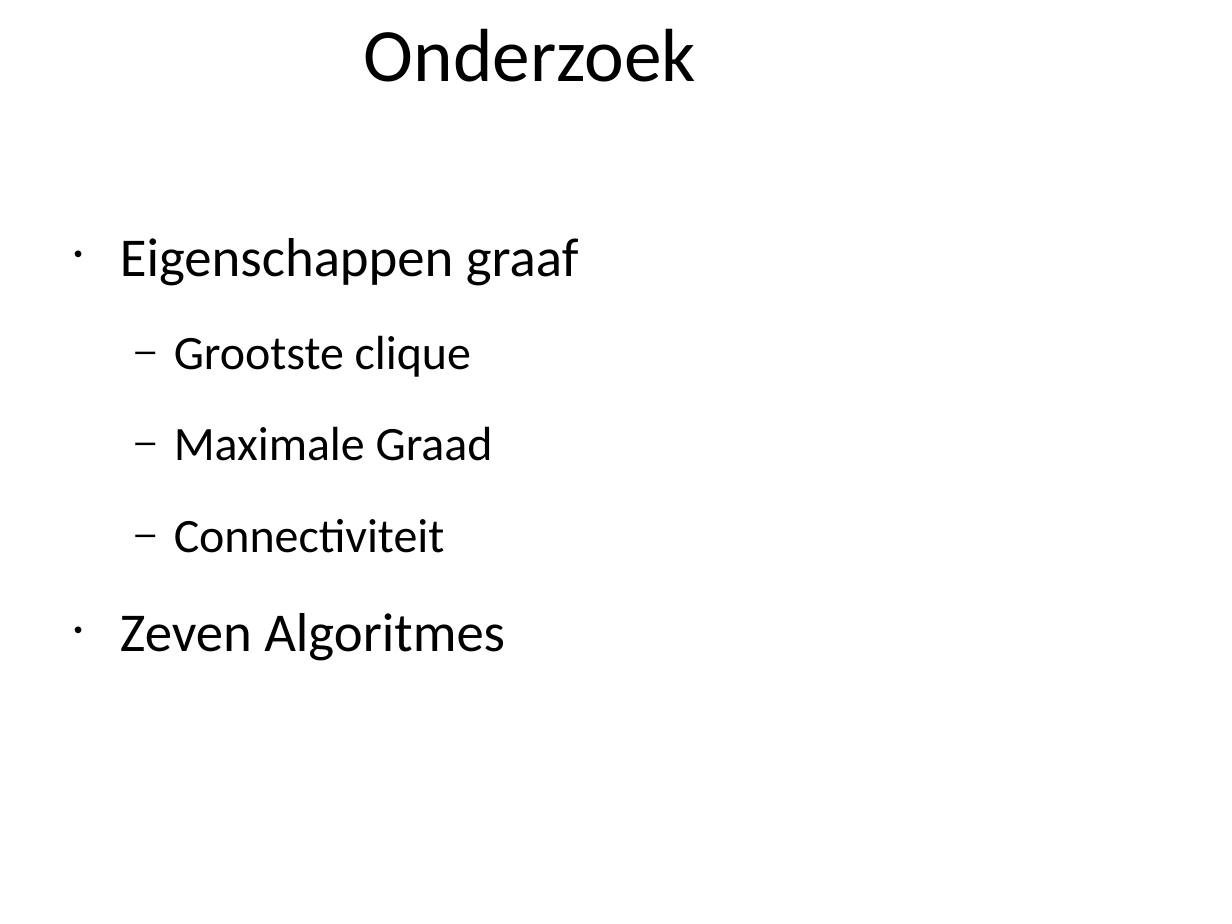
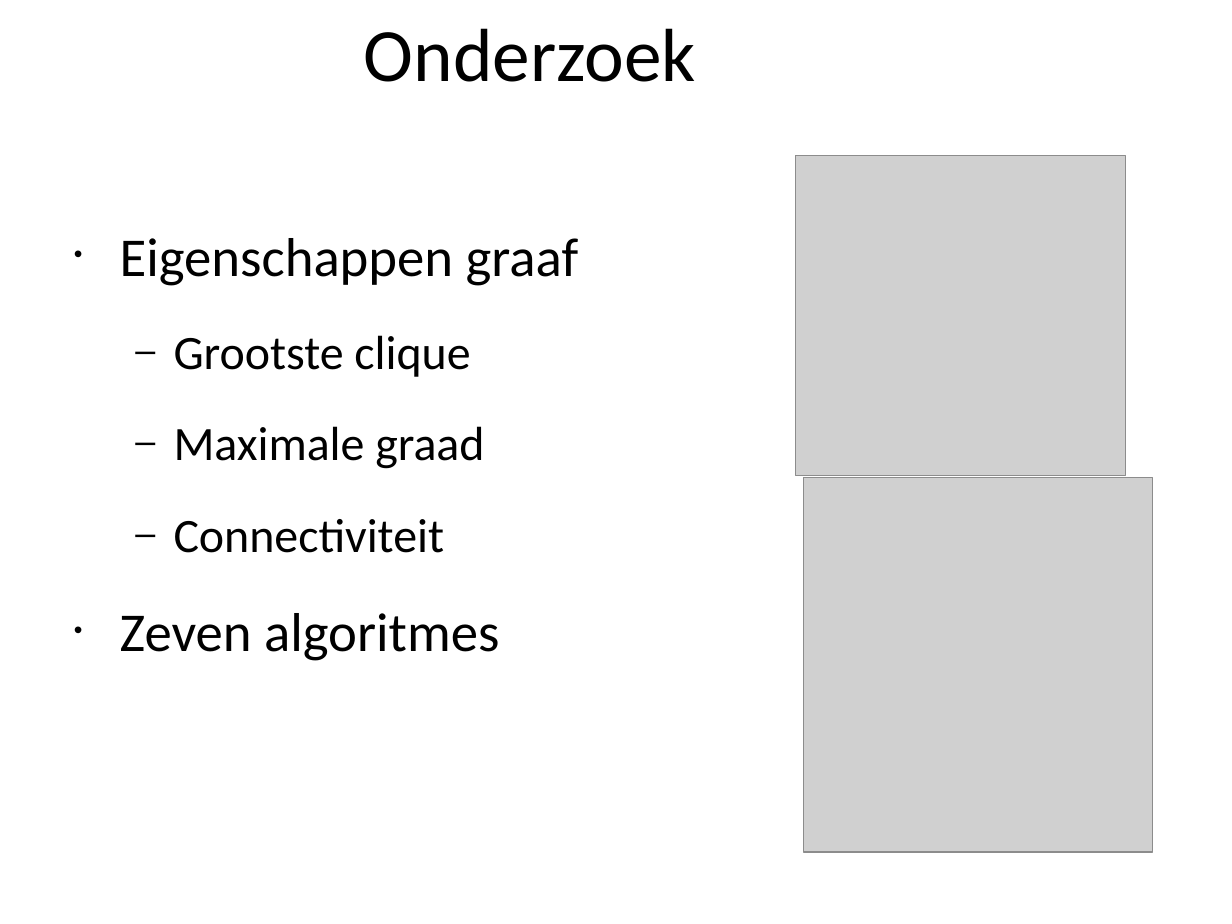
Before and after one commit to marten2/Heuristieken, a slide deck: slide 4 of Graafkleuring1.ppt. Drawn at 1232x924 pixels with LibreOffice and Linux fonts; fonts in the diff are those of the drawing; grey boxes stand for pictures; background and template pictures are left out. Boxes give left, top, right and bottom in pixels: in the first picture for what was removed or moved away, otherwise in the second. Text is boxed around its words. In the diff, an @@ line names an element or a change of style, - is before the commit and + after.

```diff
--- a/Graafkleuring1.ppt
+++ b/Graafkleuring1.ppt
@@ picture added at (x1=796, y1=155, x2=1126, y2=476) @@
@@ text at (x1=120, y1=238, x2=579, y2=553): indent changed @@
@@ text at (x1=174, y1=426, x2=484, y2=469): text changed @@
-  – Maximale Graad
+  – Maximale graad
@@ picture added at (x1=803, y1=478, x2=1153, y2=853) @@
@@ text at (x1=120, y1=613, x2=499, y2=661): text changed @@
-• Zeven Algoritmes
+• Zeven algoritmes
```
Also in this commit, not shown: 9 other slides changed.
